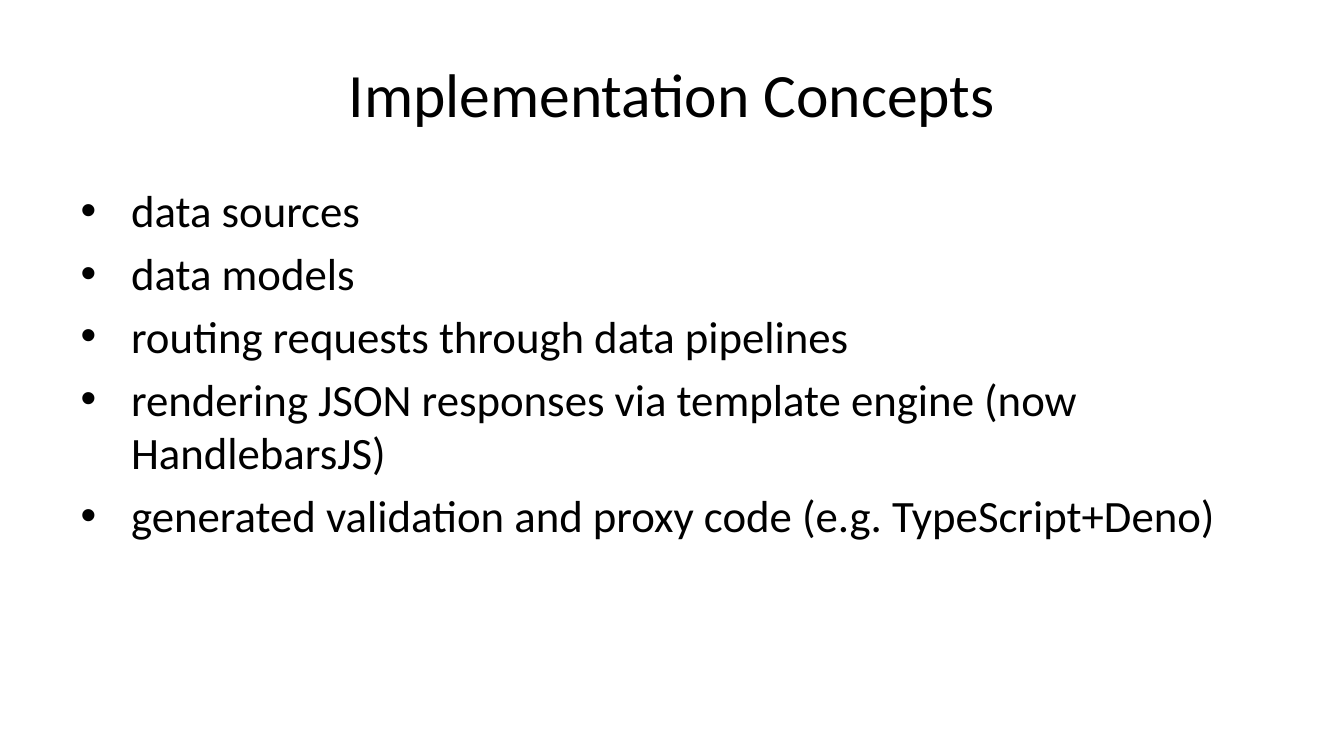
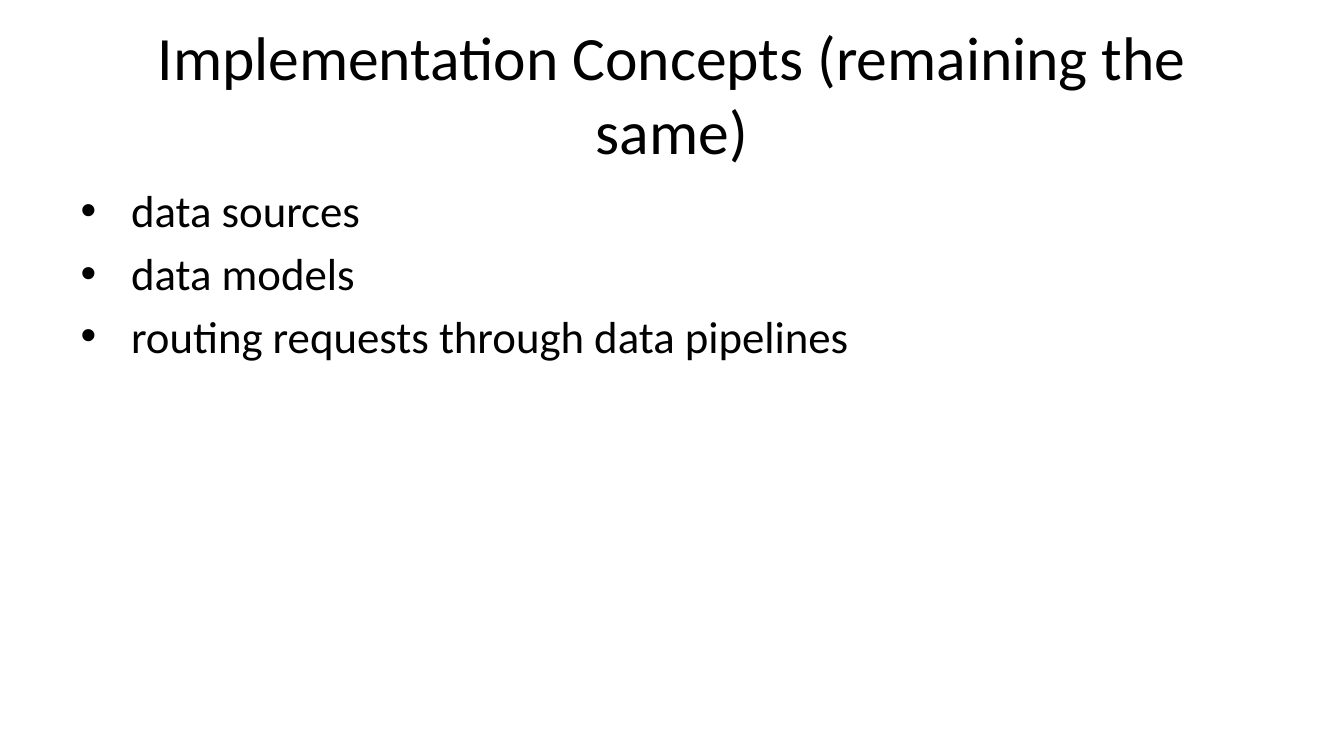
Before and after one commit to caltechlibrary/newt, a slide deck: slide 8 of presentation3/newt-p3.pptx (slide 6 before the commit). Drawn at 1344x756 pixels with LibreOffice and Linux fonts; fonts in the diff are those of the drawing. Boxes give left, top, right and bottom in pixels: in the first picture for what was removed or moved away, otherwise in the second. Text is boxed around its words. In the diff, an @@ line names an element or a change of style, - is before the commit and + after.

```diff
--- a/presentation3/newt-p3.pptx
+++ b/presentation3/newt-p3.pptx
@@ title at <box>158,35,1186,163</box>: text changed @@
-Implementation Concepts
+Implementation Concepts (remaining the same)
@@ text at <box>131,383,1214,540</box>: paragraphs removed @@
-• rendering JSON responses via template engine (now HandlebarsJS)
-• generated validation and proxy code (e.g. TypeScript+Deno)
```
Also in this commit, not shown: 16 other slides changed, 5 slides added, 1 slide removed, 52 other files.
